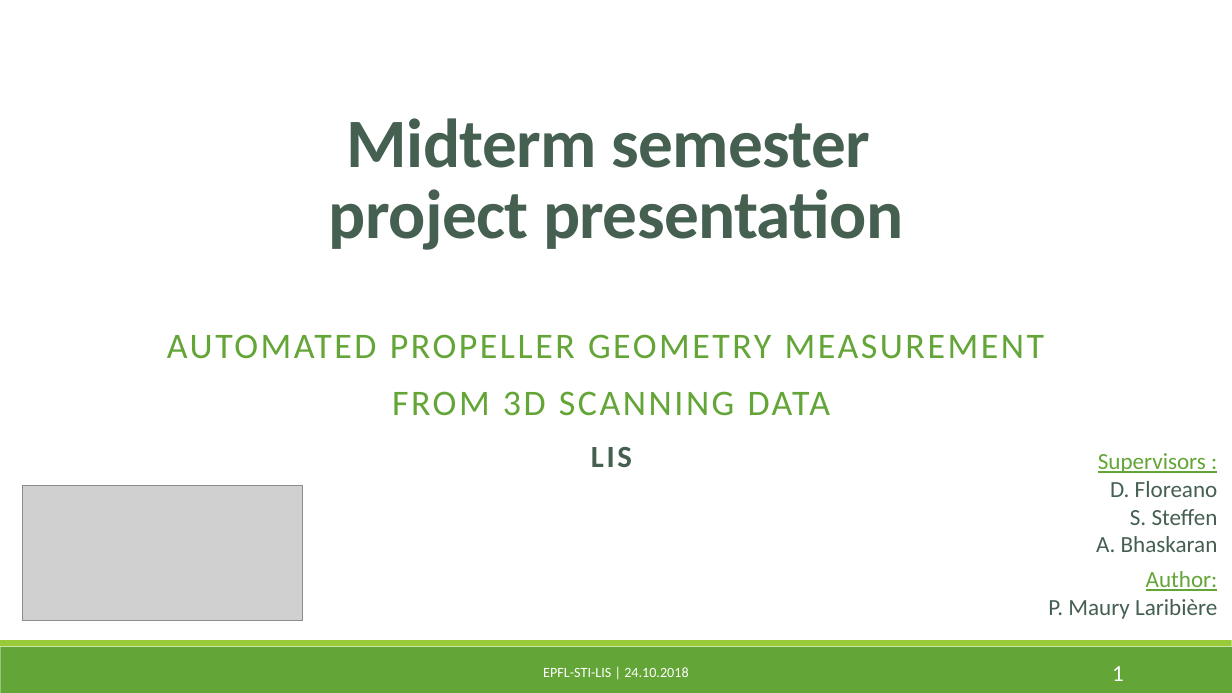
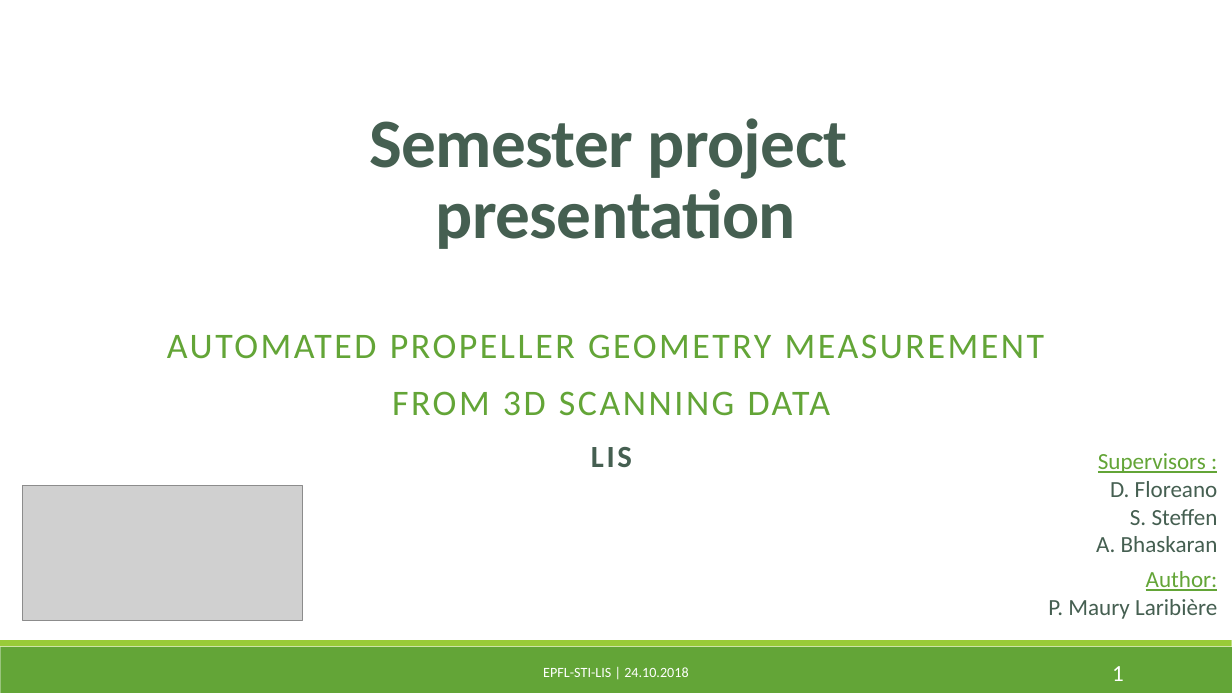
Before and after one commit to PaulineMauryL/PropellerProject, a slide deck: slide 1 of Report/MIDTERM.pptx. Drawn at 1232x693 pixels with LibreOffice and Linux fonts; fonts in the diff are those of the drawing; grey boxes stand for pictures. Boxes give left, top, right and bottom in pixels: in the first picture for what was removed or moved away, otherwise in the second. Text is boxed around its words. In the diff, an @@ line names an element or a change of style, - is before the commit and + after.

```diff
--- a/Report/MIDTERM.pptx
+++ b/Report/MIDTERM.pptx
@@ title at box(369, 118, 848, 249): text changed @@
-Midterm semester
-project presentation
+Semester project
+presentation
```
Also in this commit, not shown: 8 other slides changed, 7 slides added, 1 slide removed, 14 other files.
